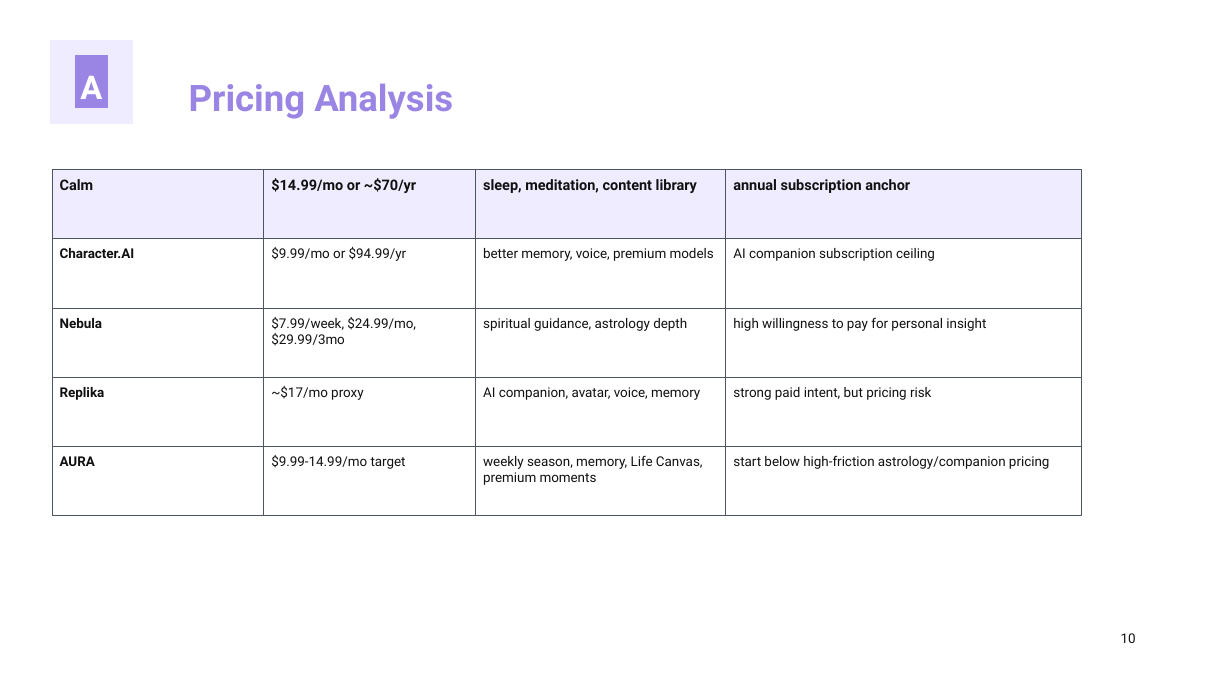
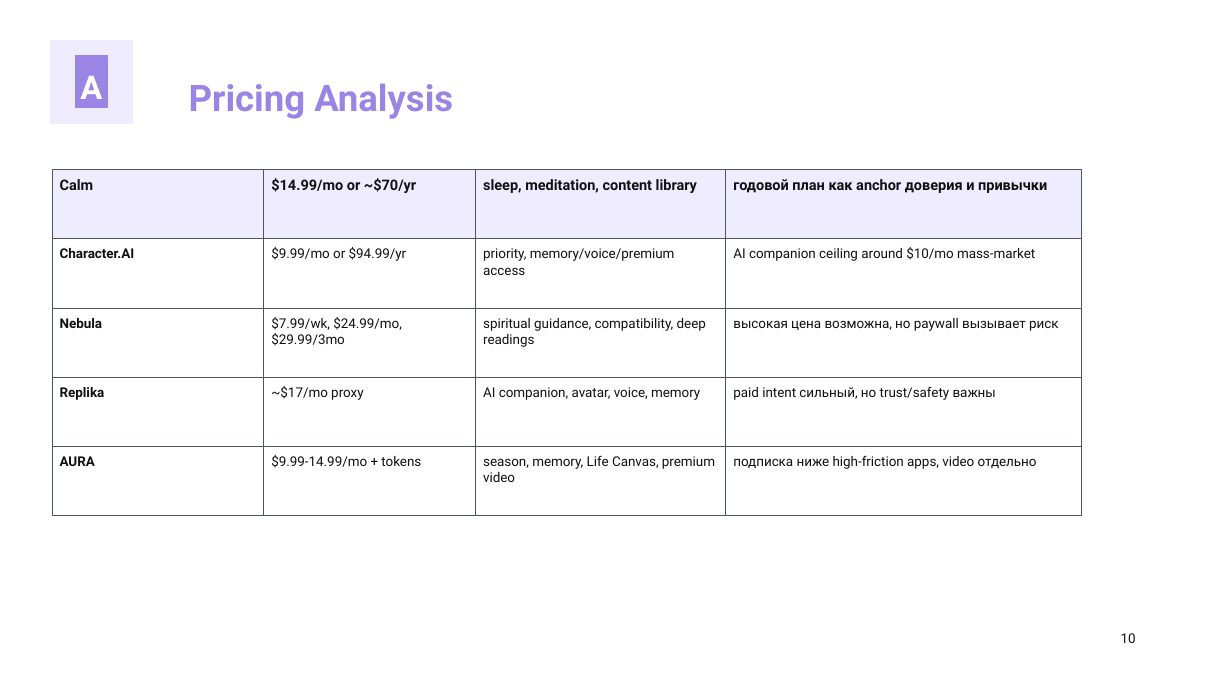
Before and after one commit to kirbudilov01/alina-research, a slide deck: slide 10 of output/pptx/AURA_TRENDVI_STYLE_DECK.pptx. Drawn at 1232x693 pixels with LibreOffice and Linux fonts; fonts in the diff are those of the drawing. Boxes give left, top, right and bottom in pixels: in the first picture for what was removed or moved away, otherwise in the second. Text is boxed around its words. In the diff, an @@ line names an element or a change of style, - is before the commit and + after.

```diff
--- a/output/pptx/AURA_TRENDVI_STYLE_DECK.pptx
+++ b/output/pptx/AURA_TRENDVI_STYLE_DECK.pptx
@@ text at [733,179,1047,193]: text changed @@
-annual subscription anchor
+годовой план как anchor доверия и привычки
@@ text at [483,248,675,275]: text changed @@
-better memory, voice, premium models
+priority, memory/voice/premium access
@@ text at [733,247,1035,261]: text changed @@
-AI companion subscription ceiling
+AI companion ceiling around $10/mo mass-market
@@ text at [271,317,402,346]: text changed @@
-$7.99/week, $24.99/mo, $29.99/3mo
+$7.99/wk, $24.99/mo, $29.99/3mo
@@ text at [483,318,706,347]: text changed @@
-spiritual guidance, astrology depth
+spiritual guidance, compatibility, deep readings
@@ text at [733,318,1059,331]: text changed @@
-high willingness to pay for personal insight
+высокая цена возможна, но paywall вызывает риск
@@ text at [733,386,996,400]: text changed @@
-strong paid intent, but pricing risk
+paid intent сильный, но trust/safety важны
@@ text at [271,455,421,468]: text changed @@
-$9.99-14.99/mo target
+$9.99-14.99/mo + tokens
@@ text at [483,455,715,482]: text changed @@
-weekly season, memory, Life Canvas, premium moments
+season, memory, Life Canvas, premium video
@@ text at [733,455,1037,469]: text changed @@
-start below high-friction astrology/companion pricing
+подписка ниже high-friction apps, video отдельно
```
Also in this commit, not shown: 16 other slides changed, 3 other files.
